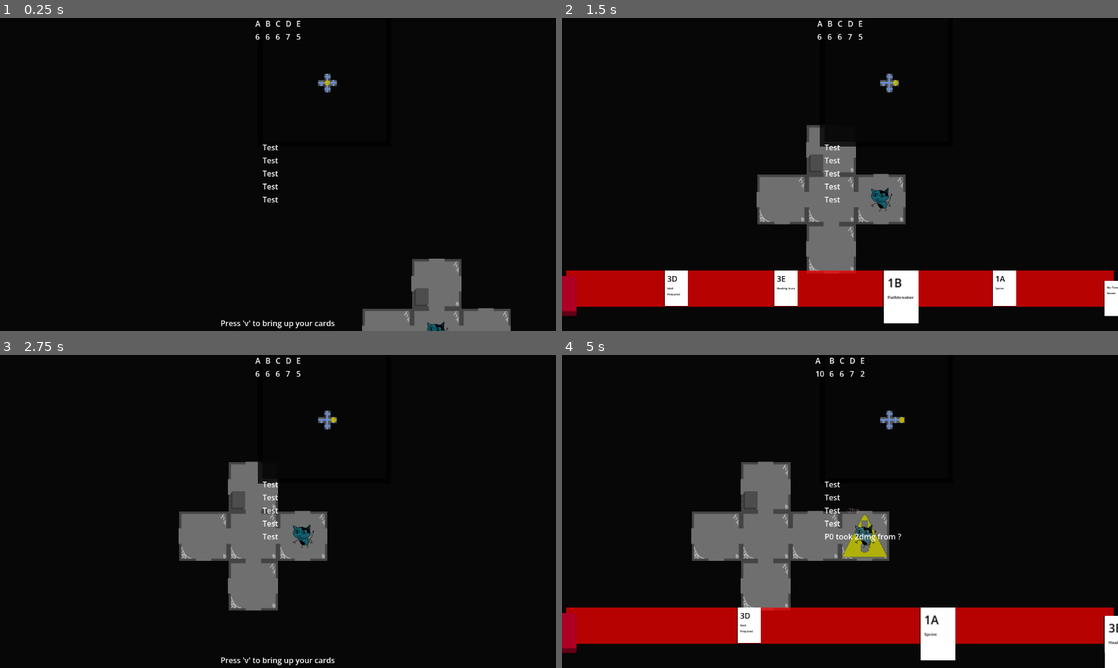
Above: before the commit, frames 1-4 (two rows, left to right).
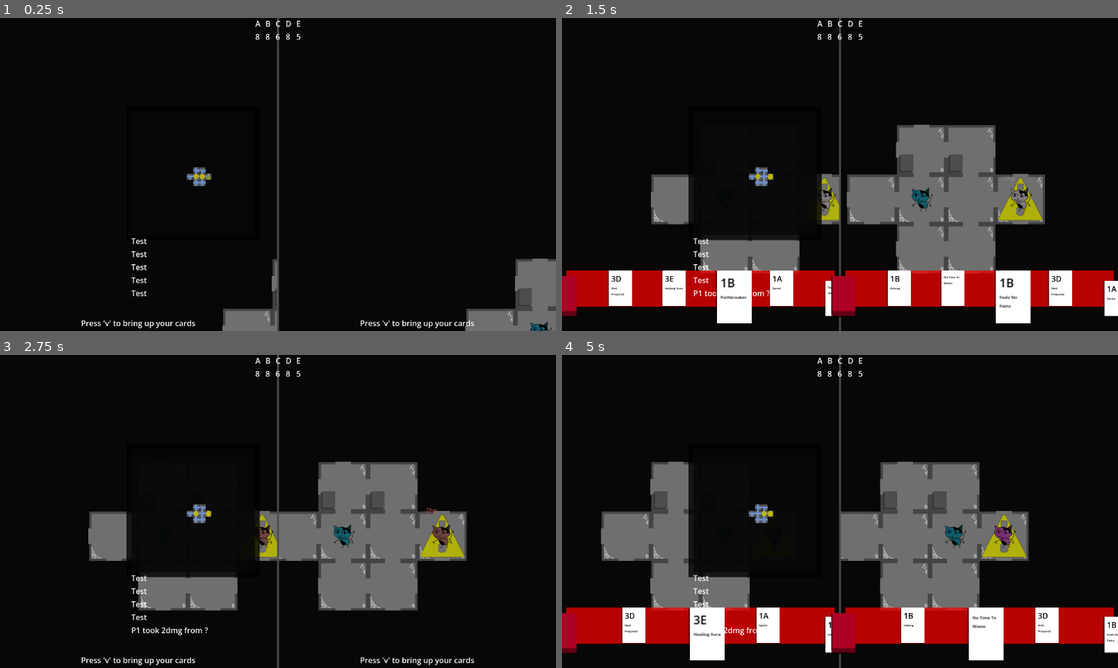
Above: after the commit, the same moments.

Repository: emrysshevek/gameganggame
Game: Godot game, scene res://scenes/GameScene.tscn
Same seed, same stepped clock (60 frames per second), same inputs: the game is played once before the commit and once after it.
Inputs (mouse positions are in pixels of both pictures, inside the frame that each line leads up to):
- Up to frame 1 (0.25 s): no input
- Up to frame 2 (1.5 s): tap V (debug_v) at 0.5, 1.25 s; move the mouse to (962, 158) at 0.52 s; hold D (move_right) 0.53-1.25 s; tap G (discard) at 0.6 s; click (962, 158) at 0.67 s; tap F (select) at 0.8 s; drag from (728, 190) to (812, 237) at 1.27 s
- Up to frame 3 (2.75 s): move the mouse to (333, 442) at 2.02 s; hold D (move_right) from 2.03 s (still down); tap G (discard) at 2.1 s; tap F (select) at 2.3 s
- Up to frame 4 (5 s): release D (move_right) at 2.75 s; tap V (debug_v) at 2.75, 3.5, 4.25 s; drag from (812, 574) to (673, 464) at 2.77 s; move the mouse to (1006, 558) at 3.52 s; hold A (move_left) 3.53-4.25 s; tap C (toggle_cursor) at 3.6 s; tap F (select) at 3.8 s; drag from (673, 464) to (756, 433) at 4.27 s

The runs differ from the first frame. In frame 1, 6.6% of the frame differs, in the area x 14-100%, y 0-100%; in frame 2, 23%; in frame 3, 19%; in frame 4, 30%, in the area x 7-100%, y 0-100%.

Commit message:
Characters can't move into each other anymore
Also added some initial work for card targetting

Diff:
--- a/cards/card_manager.gd
+++ b/cards/card_manager.gd
@@ -118,13 +118,20 @@
 		elif input_man.is_action_just_released("move_right"):
 			_selected_card_index += 1
 		elif input_man.is_action_just_released(Model.Action.SELECT):
-			if hand_pile.ordered_cards[_selected_card_index].value_check() == true:
-				card_being_played = hand_pile.ordered_cards[_selected_card_index]
-				hand_pile.ordered_cards[_selected_card_index].play()
-				pass
+			if card_being_played.targets_required.type == Model.ObjectTypes.CARD_IN_HAND:
+				hand_pile.ordered_cards[_selected_card_index].discard()
+				hand_pile.ordered_cards[_selected_card_index].highlight_return()
+				discard(hand_pile.ordered_cards[_selected_card_index])
+				_selected_card_index -= 1
+				Events.request_input_state_transition.emit(Model.InputState.CARD, card_being_played.owning_character)
 			else:
-				Events.missing_values.emit(hand_pile.ordered_cards[_selected_card_index])
-				#card can't be played due to not enough values
+				if hand_pile.ordered_cards[_selected_card_index].value_check() == true:
+					card_being_played = hand_pile.ordered_cards[_selected_card_index]
+					hand_pile.ordered_cards[_selected_card_index].play()
+					pass
+				else:
+					Events.missing_values.emit(hand_pile.ordered_cards[_selected_card_index])
+					#card can't be played due to not enough values
 			print("finished playing card")
 		elif input_man.is_action_just_released(Model.Action.DISCARD):
 			hand_pile.ordered_cards[_selected_card_index].discard()
@@ -146,6 +153,8 @@
 
 
 func _on_card_clicked(_card) -> void:
+	print("don't click on the cards emrys")
+	assert(false)
 	if _card.pile == hand_pile:
 		discard(_card)
 	elif _card.pile == draw_pile:
@@ -163,6 +172,9 @@
 	if new_state == Model.InputState.CARD and old_state != Model.InputState.TARGET_CURSOR:
 		# Should only trigger in situations where there was no previously selected card
 		_selected_card_index = int(hand_pile.count / 2)
+	if new_state == Model.InputState.TARGET_CARD or old_state == Model.InputState.TARGET_CARD:
+		if card_being_played.targets_required.type == Model.ObjectTypes.CARD_IN_HAND:
+			$Layout/DiscardCardLabel.visible = !$Layout/DiscardCardLabel.visible
 
 func _on_card_played(_card:Card):
 	card_being_played = null
--- a/cards/card_manager.tscn
+++ b/cards/card_manager.tscn
@@ -112,4 +112,11 @@
 horizontal_alignment = 1
 vertical_alignment = 2
 
+[node name="DiscardCardLabel" type="Label" parent="Layout" unique_id=625249770]
+visible = false
+layout_mode = 2
+theme_override_font_sizes/font_size = 20
+text = "Select a card to discard"
+horizontal_alignment = 1
+
 [connection signal="pressed" from="Layout/HBoxContainer/DrawPile/DrawButton" to="." method="_on_draw_button_pressed"]
--- a/cards/cards/well_prepared/well_prepared_card.tscn
+++ b/cards/cards/well_prepared/well_prepared_card.tscn
@@ -2,6 +2,11 @@
 
 [ext_resource type="PackedScene" uid="uid://bnv5dqpc4y8xb" path="res://cards/card.tscn" id="1_xao22"]
 [ext_resource type="Script" uid="uid://bqgxkjfwkxhrl" path="res://cards/cards/well_prepared/well_prepared_card.gd" id="2_kggf1"]
+[ext_resource type="Script" uid="uid://c53pw6ymaxio3" path="res://cards/target_requirement.gd" id="3_kggf1"]
+
+[sub_resource type="Resource" id="Resource_kggf1"]
+script = ExtResource("3_kggf1")
+metadata/_custom_type_script = "uid://c53pw6ymaxio3"
 
 [node name="WellPreparedCard" unique_id=693299294 instance=ExtResource("1_xao22")]
 script = ExtResource("2_kggf1")
@@ -9,4 +14,4 @@
 3: 3
 })
 description = "Well Prepared"
-targets_required = null
+targets_required = SubResource("Resource_kggf1")
--- a/global/model.gd
+++ b/global/model.gd
@@ -32,6 +32,9 @@
 	NON_PLAYER_CHARACTER,
 	CARD,
 	HAZARD,
+	CARD_IN_HAND,
+	CARD_IN_DISCARD,
+	CARD_IN_DRAW,
 }
 
 enum CullingLayers {
--- a/scenes/game_scene.gd
+++ b/scenes/game_scene.gd
@@ -5,7 +5,7 @@
 
 #region Properties
 #modify this to set number of players manually, max 4
-@export var number_of_players:int = 1
+@export var number_of_players:int = 2
 
 @export var card_list: CardList
 
--- a/scenes/grid_manager.gd
+++ b/scenes/grid_manager.gd
@@ -326,6 +326,9 @@
 		#if the tile the character is trying to move to isn't connected by a path from their current tile they can't move to it
 		if is_directly_connected(_level, object.grid_coordinates, tile_coord) == false:
 			return false
+		elif floor_maps[_level][tile_coord.x][tile_coord.y].characters.is_empty() == false:
+			#if the tile you are trying to move to contains another character prevent that movement
+			return false
 		else:
 			#clearing out movement (setting it to 1 so it drops to 0) after entering an unexplored tile
 			if floor_maps[_level][tile_coord.x][tile_coord.y].is_tile_explored == false:
